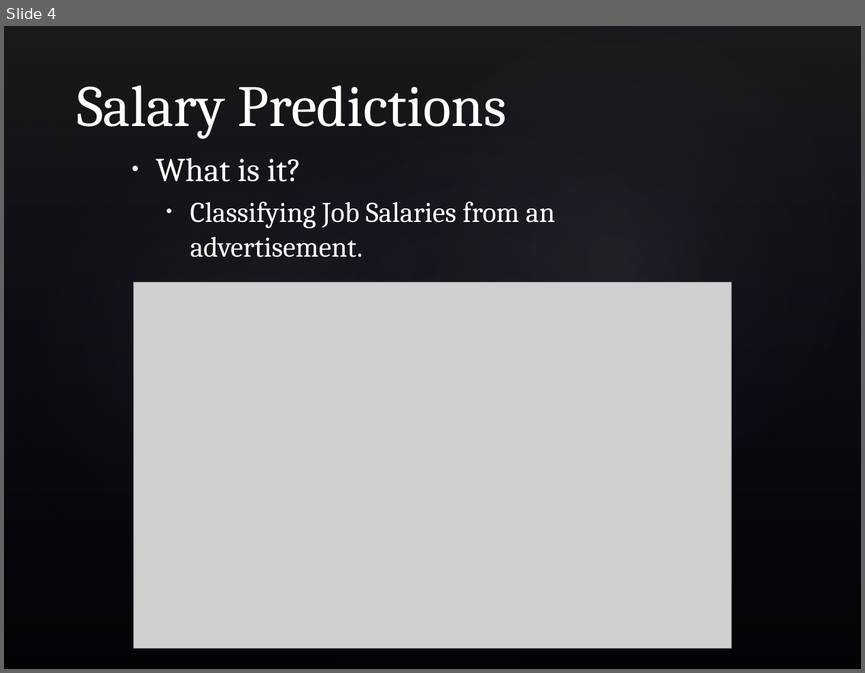
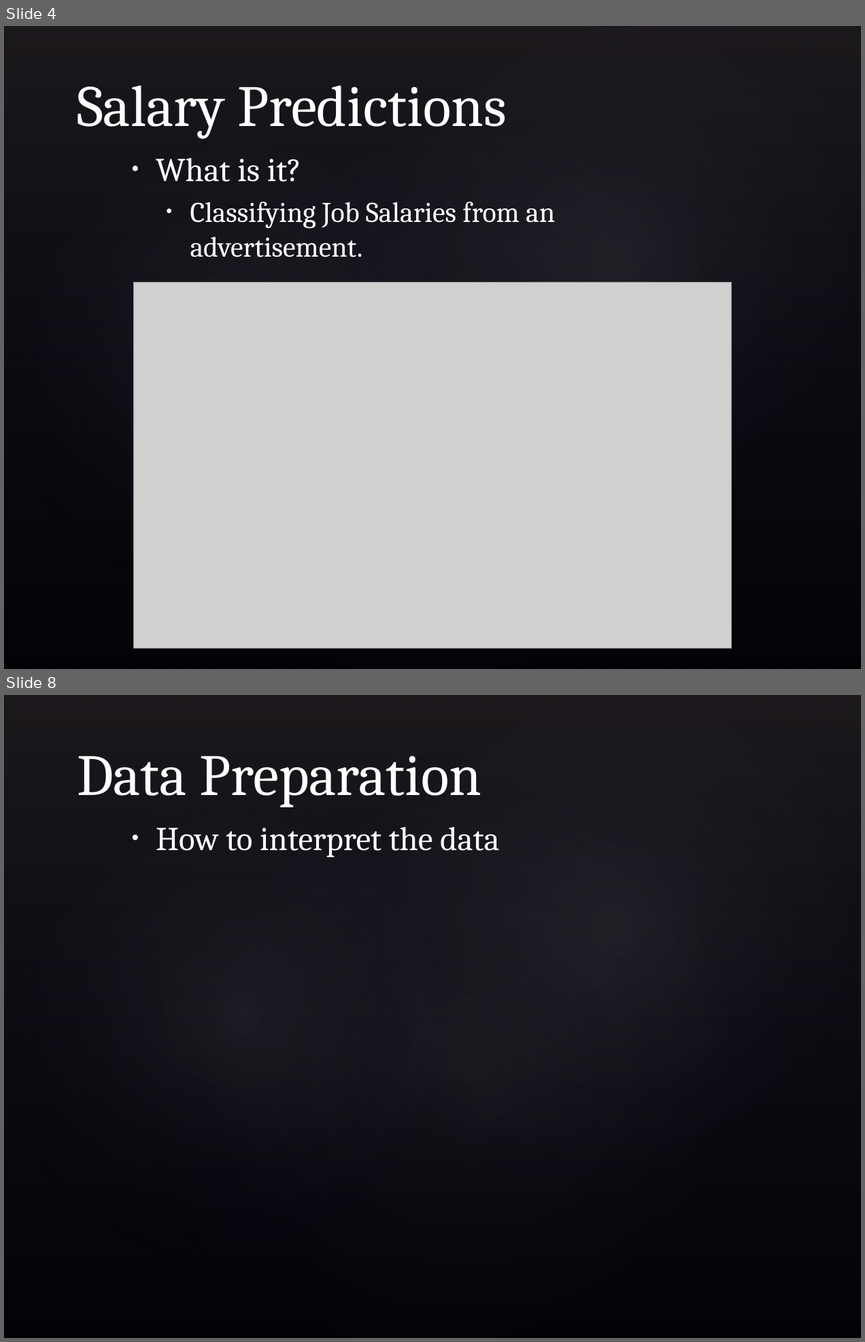
Before and after one commit to bradens/adzuna-competition, a slide deck: presentation.pptx. Shown one above the other, each under a label of ours: slide 4 before the commit, slides 4 and 8 after it; the slides between them are not shown. The pictures are 865x673 and 865x1342 pixels, drawn with LibreOffice and Linux fonts; fonts in the diff are those of the drawing; grey boxes stand for pictures; background and template pictures are left out. Boxes give left, top, right and bottom in pixels: in the first picture for what was removed or moved away, otherwise in the second. Text is boxed around its words. In the diff, an @@ line names an element or a change of style, - is before the commit and + after.

```diff
--- a/presentation.pptx
+++ b/presentation.pptx
@@ slide 8 added at (4, 695, 861, 1338), background picture (left out); not listed: 4 template elements that a slide beside it also shows @@
@@ title added at (77, 756, 481, 807), 49 pt, text #FFFFFF @@
+Data Preparation
@@ text added at (156, 827, 499, 858), 28 pt, text #FFFFFF @@
+• How to interpret the data
```
Also in this commit, not shown: 7 other slides added, 1 slide removed, 1 other file.
